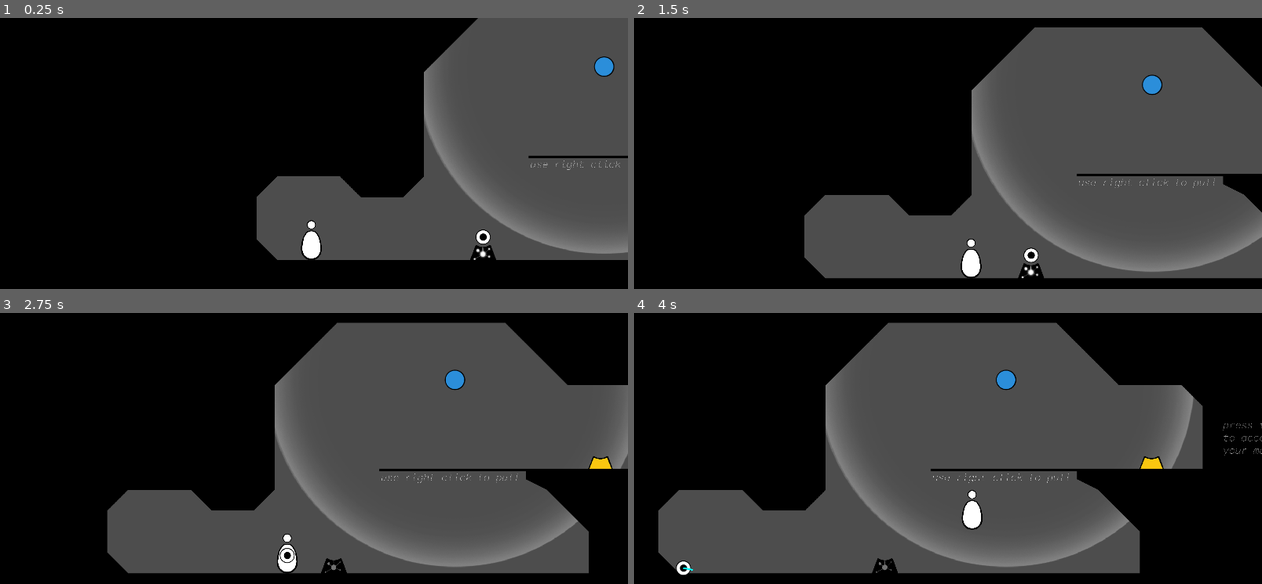
Above: before the commit, frames 1-4 (two rows, left to right).
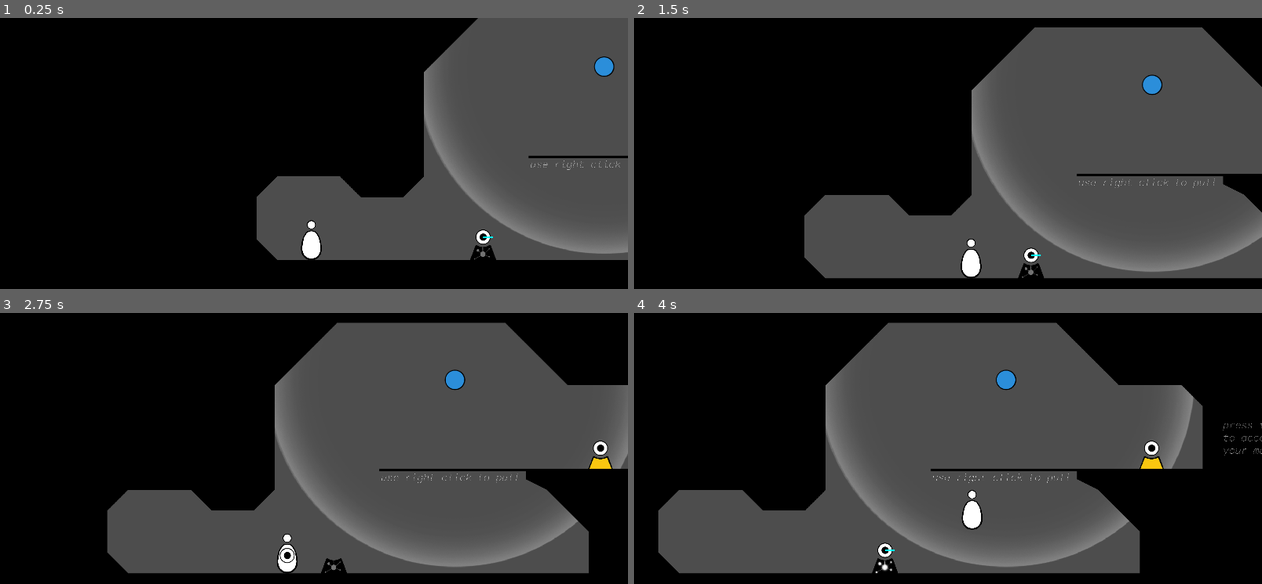
Above: after the commit, the same moments.

Repository: Lukko-Digital/upwell
Game: Godot game, scene res://src/game.tscn
Same seed, same stepped clock (60 frames per second), same inputs: the game is played once before the commit and once after it.
Inputs (mouse positions are in pixels of both pictures, inside the frame that each line leads up to):
- Up to frame 1 (0.25 s): no input
- Up to frame 2 (1.5 s): tap Enter at 0.5, 1.25 s; move the mouse to (1086, 177) at 0.52 s; hold E (interact) 0.53-1.28 s; hold D (right) from 0.53 s (still down); click (1086, 177) at 0.67 s; tap Space (jump) at 0.77 s; move the mouse to (822, 213) at 1.27 s; tap E (interact) at 1.35 s
- Up to frame 3 (2.75 s): tap Space (jump) at 1.52 s; tap Enter at 2 s; move the mouse to (376, 410) at 2.02 s; release D (right) at 2.03 s; hold A (left) from 2.03 s (still down); hold Shift (orbit) from 2.03 s (still down); tap E (interact) at 2.3 s
- Up to frame 4 (4 s): tap Enter at 2.75, 3.5 s; move the mouse to (916, 559) at 2.77 s; release A (left) at 2.78 s; release Shift (orbit) at 2.78 s; hold D (right) from 2.78 s (still down); click (916, 559) at 2.85 s; tap Space (jump) at 3.02, 3.77 s; tap E (interact) at 3.05 s; move the mouse to (1136, 543) at 3.52 s; hold E (interact) from 3.53 s (still down)

The runs differ from the first frame. In frame 1, less than 0.1% of the frame differs, in the area x 75-79%, y 80-90%; in frame 2, less than 0.1%; in frame 3, 0.1%; in frame 4, 0.4%, in the area x 6-84%, y 47-97%.
Error before the commit: Invalid assignment of property or key 'frame' with value of type 'int' on a base object of type 'Nil'. (res://src/holder/clicker_holder.gd:56)
Error after the commit: Invalid assignment of property or key 'frame' with value of type 'int' on a base object of type 'Nil'. (res://src/holder/clicker_holder.gd:30)

Commit message:
dont despawn clicker when passing between player and holder todo delete has_clicker variable or repurpose it to be controlled by owned_clicker make player drop clicker and throw clicker work with new system make holders catch clicker with new system

Diff:
--- a/src/clicker/clicker_body.gd
+++ b/src/clicker/clicker_body.gd
@@ -5,6 +5,8 @@
 
 ## Set false when dropped to prevent immediately re-entering holder
 var catchable = true
+## Value is set by [ClickerHolder] when clicker is inserted/removed
+var holder_owned_by: ClickerHolder
 
 func _physics_process(delta: float) -> void:
 	var gravity_state: GravitizedComponent.GravityState = handle_artificial_gravity(delta)
@@ -24,14 +26,15 @@
 	return gravity_state
 
 func _on_holder_detector_area_entered(area: Area2D) -> void:
-	if not area is ClickerHolder:
-		return
-	if (
-		not catchable or
-		not area.is_catcher or
-		area.has_clicker
-	):
-		return
+	# if not area is ClickerHolder:
+	# 	return
+	# if (
+	# 	not catchable or
+	# 	not area.is_catcher or
+	# 	area.has_clicker
+	# ):
+	# 	return
 
-	area.has_clicker = true
-	queue_free()
+	# area.has_clicker = true
+	# queue_free()
+	pass
--- a/src/clicker/clicker_interactable.gd
+++ b/src/clicker/clicker_interactable.gd
@@ -10,4 +10,6 @@
 	body.queue_free()
 
 func interact_condition(player: Player):
-	return !player.has_clicker
+	var player_no_clicker = (player.owned_clicker == null)
+	var not_in_holder = (body.holder_owned_by == null)
+	return player_no_clicker and not_in_holder
--- a/src/holder/clicker_holder.gd
+++ b/src/holder/clicker_holder.gd
@@ -18,10 +18,48 @@
 
 var has_clicker: bool:
 	set = _set_has_clicker
+var owned_clicker: ClickerBody = null:
+	set = _set_owned_clicker
+
+func _set_has_clicker(value: bool):
+	## Change visuals
+	# clicker_sprite.visible = value
+	if value:
+		holder_sprite.frame = HolderFrames.GLOW
+	else:
+		holder_sprite.frame = HolderFrames.OFF
+	## Change own state and global state
+	has_clicker = value
+	Global.clicker_state[id] = value
+	## Emit signal (ONLY USED IN MULTIRECEIVER)
+	clicker_state_changed.emit(self, value)
+
+func _set_owned_clicker(value: ClickerBody):
+	if value == null:
+		# No clicker
+		holder_sprite.frame = HolderFrames.OFF
+		if owned_clicker != null:
+			# If the holder just lost the clicker, set the lost clicker to no
+			# longer be owned by a holder
+			owned_clicker.holder_owned_by = null
+	else:
+		# Has clicker
+		holder_sprite.frame = HolderFrames.GLOW
+		value.holder_owned_by = self
+		add_child.call_deferred(value)
+	owned_clicker = value
 
 func _ready():
 	super()
-	has_clicker = starts_with_clicker
+
+	if starts_with_clicker:
+		var instance: ClickerBody = clicker_scene.instantiate()
+		instance.global_position = clicker_sprite.position
+		instance.freeze = true
+		instance.holder_owned_by = self
+		add_child.call_deferred(instance)
+		owned_clicker = instance
+
 	catcher_field.visible = is_catcher
 	if id not in Global.clicker_state:
 		# Add state to Global state
@@ -32,30 +70,28 @@
 
 func interact(player: Player):
 	# exchange clicker with player
-	player.has_clicker = has_clicker
-	has_clicker = !has_clicker
+	if owned_clicker != null:
+		# holder gives clicker to player
+		player.owned_clicker = owned_clicker
+		owned_clicker = null
+		print("player took clicker")
+	else:
+		# player gives clicker to holder
+		owned_clicker = player.owned_clicker
+		player.owned_clicker = null
+		print("received clicker")
 
 func interact_condition(player: Player):
-	return has_clicker != player.has_clicker
+	var holder_has_clicker = (owned_clicker != null)
+	var player_has_clicker = (player.owned_clicker != null)
+	return holder_has_clicker != player_has_clicker
 
 func drop_clicker(clicker_parent: Node2D):
-	if !has_clicker:
-		return
-	has_clicker = false
-	var instance: ClickerBody = clicker_scene.instantiate()
-	instance.global_position = clicker_sprite.global_position
-	instance.catchable = false
-	clicker_parent.add_child(instance)
-
-func _set_has_clicker(value: bool):
-	## Change visuals
-	clicker_sprite.visible = value
-	if value:
-		holder_sprite.frame = HolderFrames.GLOW
-	else:
-		holder_sprite.frame = HolderFrames.OFF
-	## Change own state and global state
-	has_clicker = value
-	Global.clicker_state[id] = value
-	## Emit signal (ONLY USED IN MULTIRECEIVER)
-	clicker_state_changed.emit(self, value)
+	pass
+	# if !has_clicker:
+	# 	return
+	# has_clicker = false
+	# var instance: ClickerBody = clicker_scene.instantiate()
+	# instance.global_position = clicker_sprite.global_position
+	# instance.catchable = false
+	# clicker_parent.add_child(instance)
--- a/src/level_elements/holder/clicker_holder.tscn
+++ b/src/level_elements/holder/clicker_holder.tscn
@@ -14,11 +14,13 @@
 collision_mask = 2
 script = ExtResource("1_rct6y")
 starts_with_clicker = true
+is_catcher = null
 clicker_sprite = NodePath("ClickerSprite")
 holder_sprite = NodePath("HolderSprite")
 catcher_field = NodePath("CatcherField")
 
 [node name="ClickerSprite" parent="." instance=ExtResource("3_jmcfb")]
+visible = false
 position = Vector2(0, -102)
 
 [node name="HolderSprite" type="Sprite2D" parent="."]
--- a/src/player/player.gd
+++ b/src/player/player.gd
@@ -53,6 +53,15 @@
 		clicker_sprite.visible = value
 		Global.player_has_clicker = value
 		has_clicker = value
+var owned_clicker: ClickerBody = null:
+	set(value):
+		if value == null:
+			clicker_sprite.visible = false
+		else:
+			clicker_sprite.visible = true
+			# remove from the tree
+			value.get_parent().remove_child(value)
+		owned_clicker = value
 
 var previously_grounded: bool = false
 var jumping: bool = false
